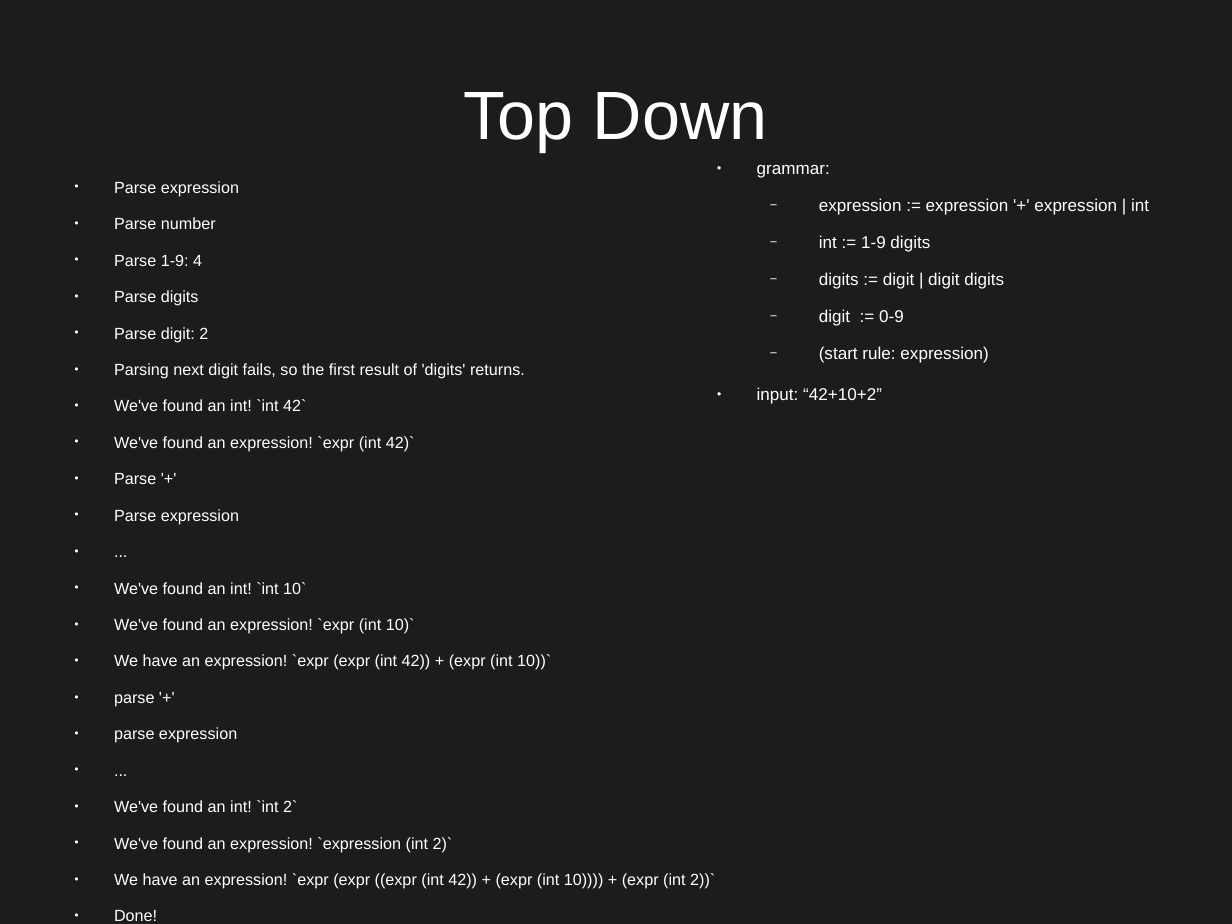
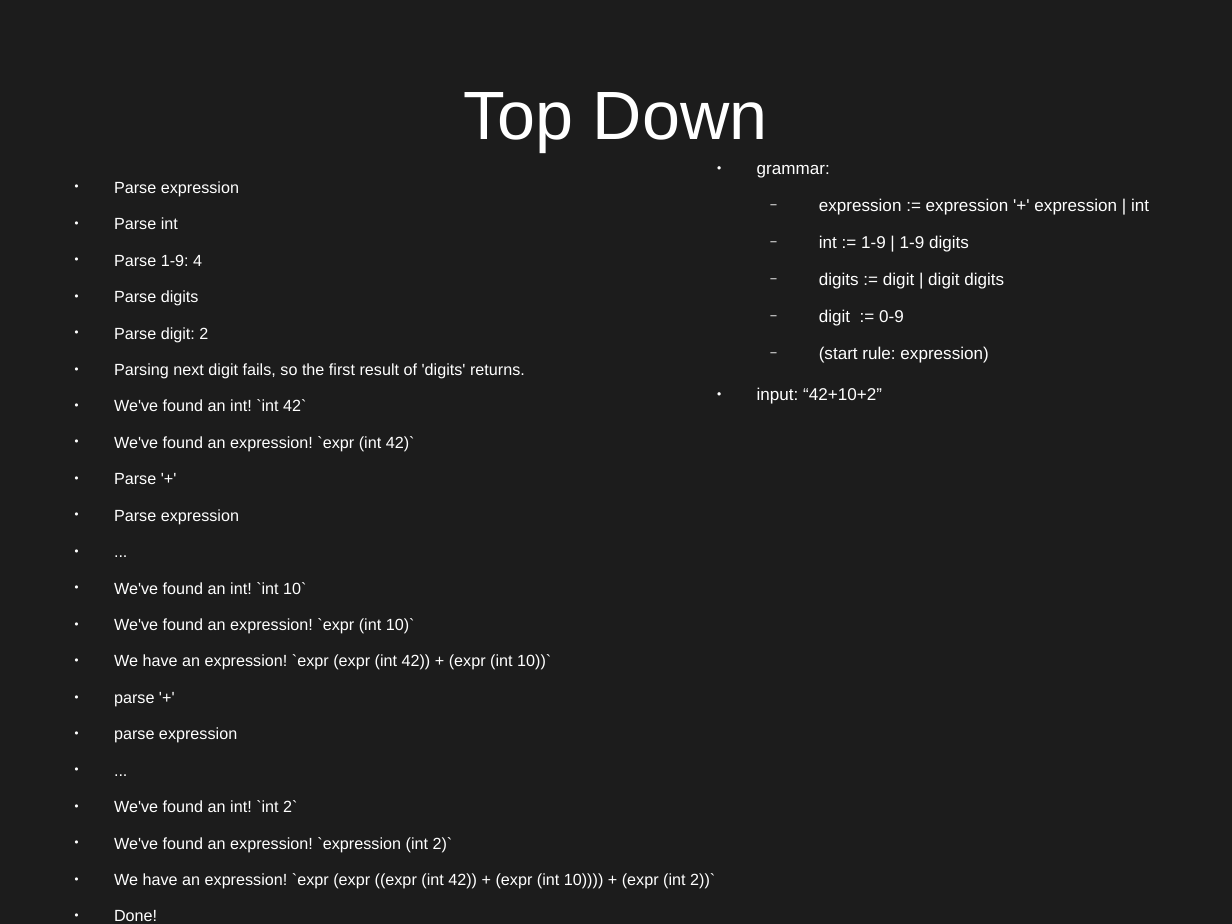
Before and after one commit to Qqwy/cc_pc, a slide deck: slide 9 of presentation2.odp. Drawn at 1232x924 pixels with LibreOffice and Linux fonts; fonts in the diff are those of the drawing. Boxes give left, top, right and bottom in pixels: in the first picture for what was removed or moved away, otherwise in the second. Text is boxed around its words. In the diff, an @@ line names an element or a change of style, - is before the commit and + after.

```diff
--- a/presentation2.odp
+++ b/presentation2.odp
@@ text at <box>114,217,178,229</box>: text changed @@
-● Parse number
+● Parse int
@@ text at <box>819,235,969,252</box>: text changed @@
-  − int := 1-9 digits
+  − int := 1-9 | 1-9 digits
```
Also in this commit, not shown: 7 other slides changed, 1 slide removed, 2 other files.
